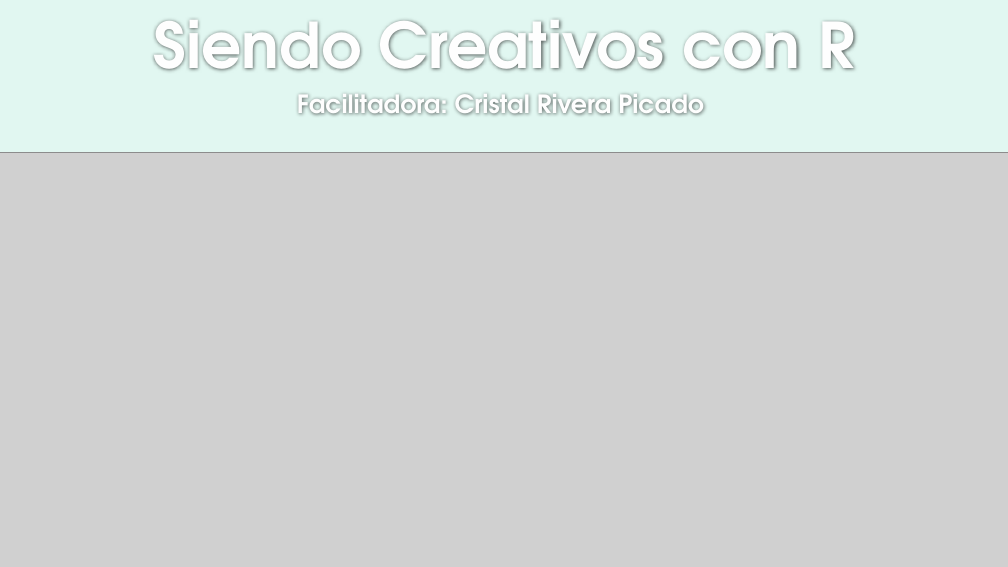
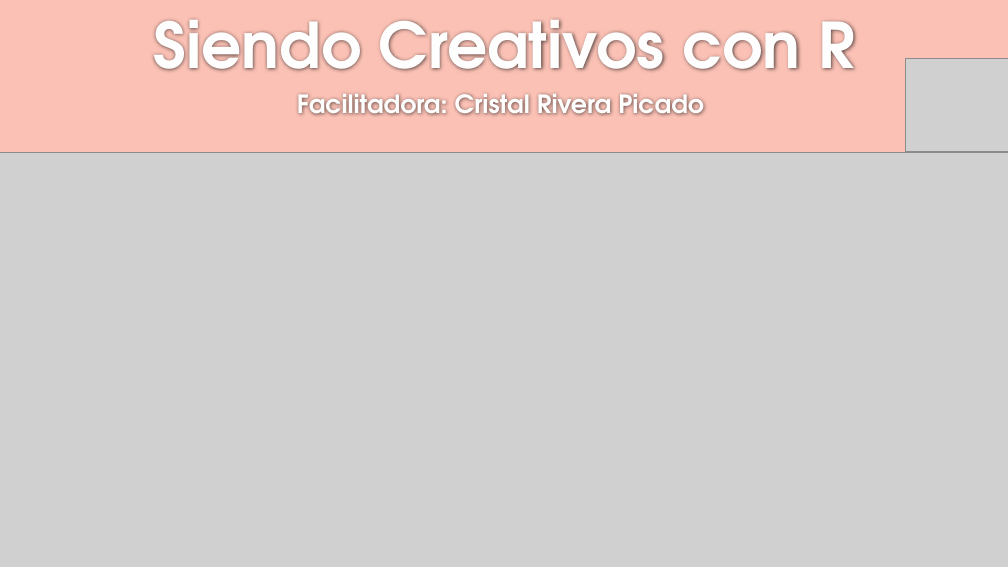
Before and after one commit to mcag2099/Taller_IEEE_Siendo_Creativos_R, a slide deck: slide 1 of Ppt_rmarkdown_shiny.pptx. Drawn at 1008x567 pixels with LibreOffice and Linux fonts; fonts in the diff are those of the drawing; grey boxes stand for pictures; background and template pictures are left out. Boxes give left, top, right and bottom in pixels: in the first picture for what was removed or moved away, otherwise in the second. Text is boxed around its words. In the diff, an @@ line names an element or a change of style, - is before the commit and + after.

```diff
--- a/Ppt_rmarkdown_shiny.pptx
+++ b/Ppt_rmarkdown_shiny.pptx
@@ background #E1F7F1 to #FBC1B5 @@
@@ picture added at box(906, 59, 1008, 151) @@
```
Also in this commit, not shown: 11 other slides changed, 3 slides added, 1 slide removed, 6 other files.
